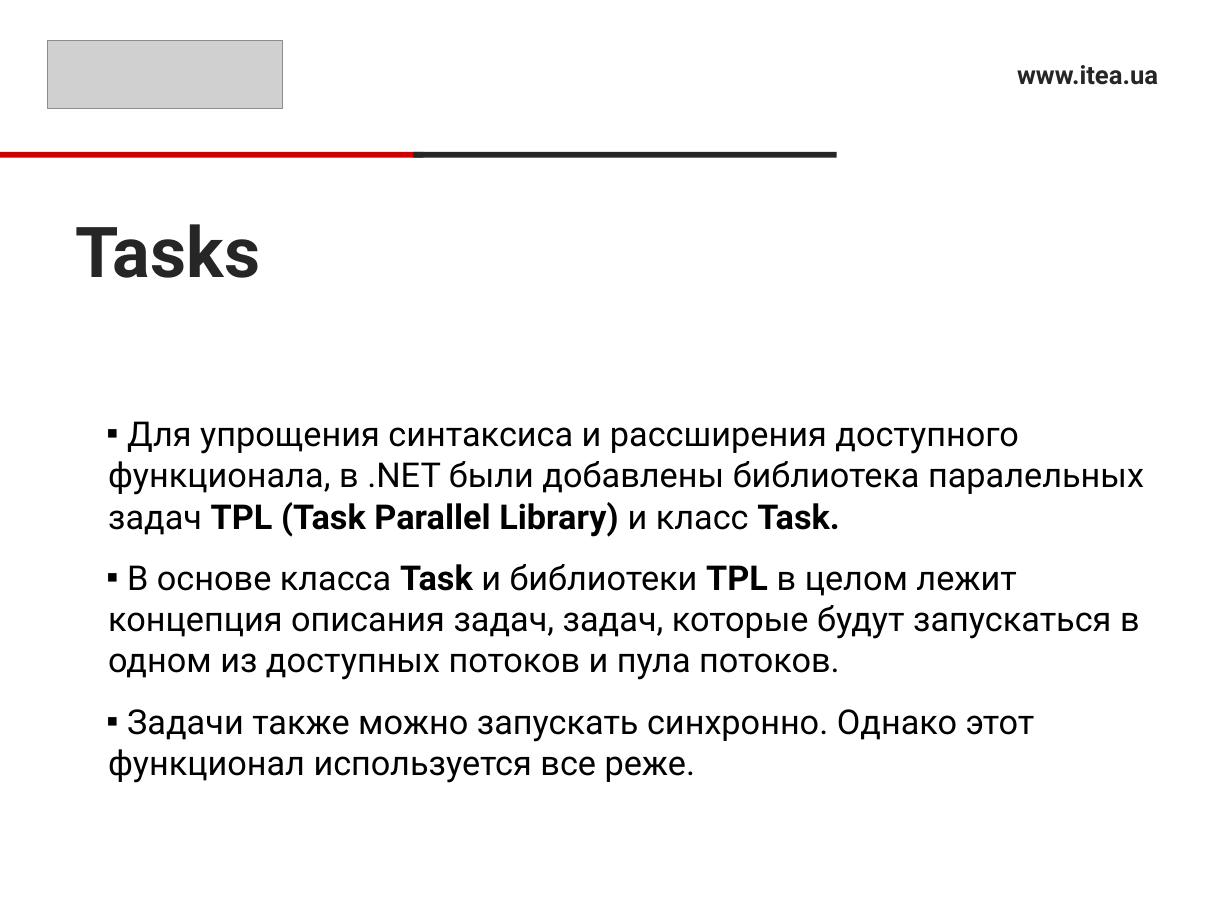
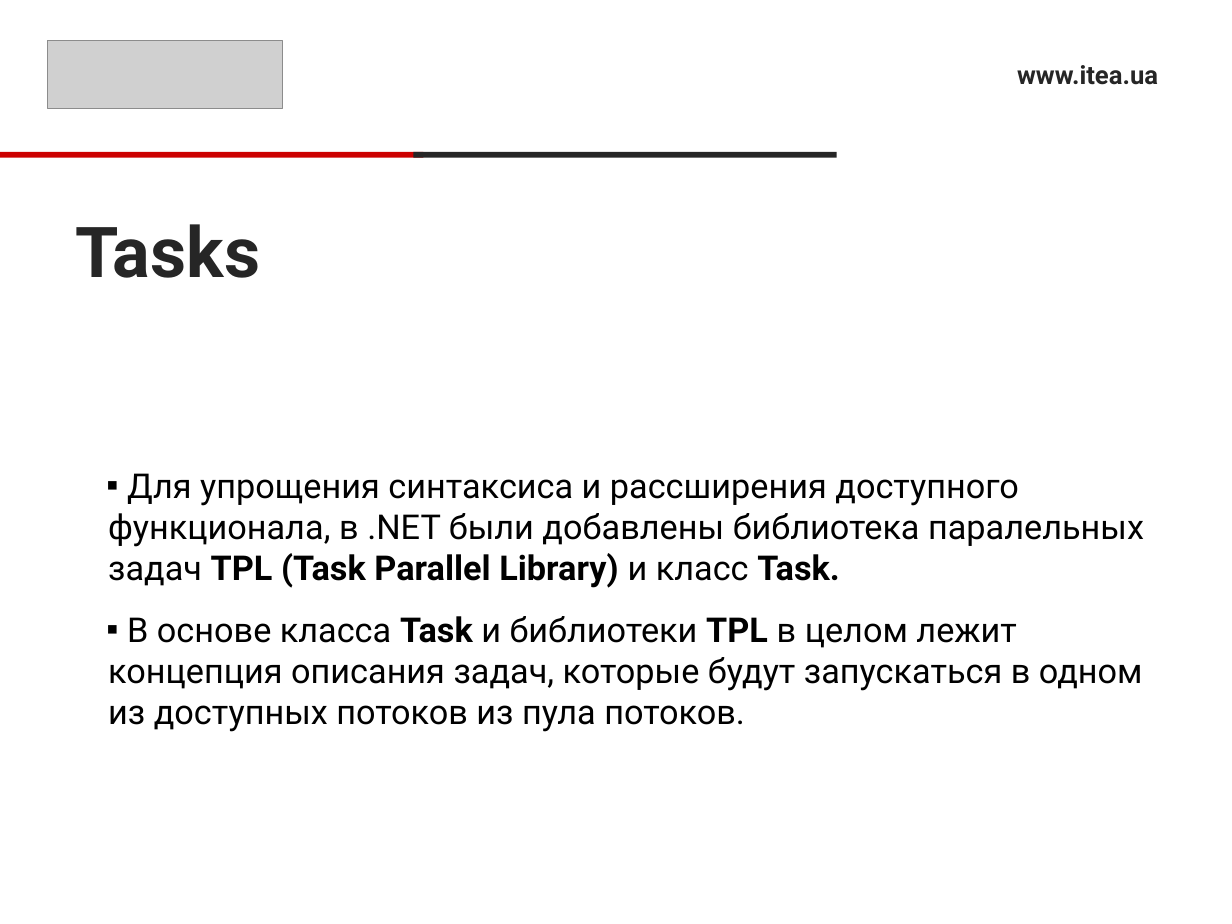
Before and after one commit to RusyaOne/CSharpAdvanced---19.01.2021, a slide deck: slide 8 of 12.Threads/ThreadsPresentation.pptx (slide 9 before the commit). Drawn at 1232x924 pixels with LibreOffice and Linux fonts; fonts in the diff are those of the drawing; grey boxes stand for pictures. Boxes give left, top, right and bottom in pixels: in the first picture for what was removed or moved away, otherwise in the second. Text is boxed around its words. In the diff, an @@ line names an element or a change of style, - is before the commit and + after.

```diff
--- a/12.Threads/ThreadsPresentation.pptx
+++ b/12.Threads/ThreadsPresentation.pptx
@@ text at [108, 616, 1143, 732]: text changed @@
-▪ В основе класса Task и библиотеки TPL в целом лежит концепция описания задач, задач, которые будут запускаться в одном из доступных потоков и пула потоков.
-▪ Задачи также можно запускать синхронно. Однако этот функционал используется все реже.
+▪ В основе класса Task и библиотеки TPL в целом лежит концепция описания задач, которые будут запускаться в одном из доступных потоков из пула потоков.
```
Also in this commit, not shown: 3 other slides changed, 1 slide removed, 7 other files.
